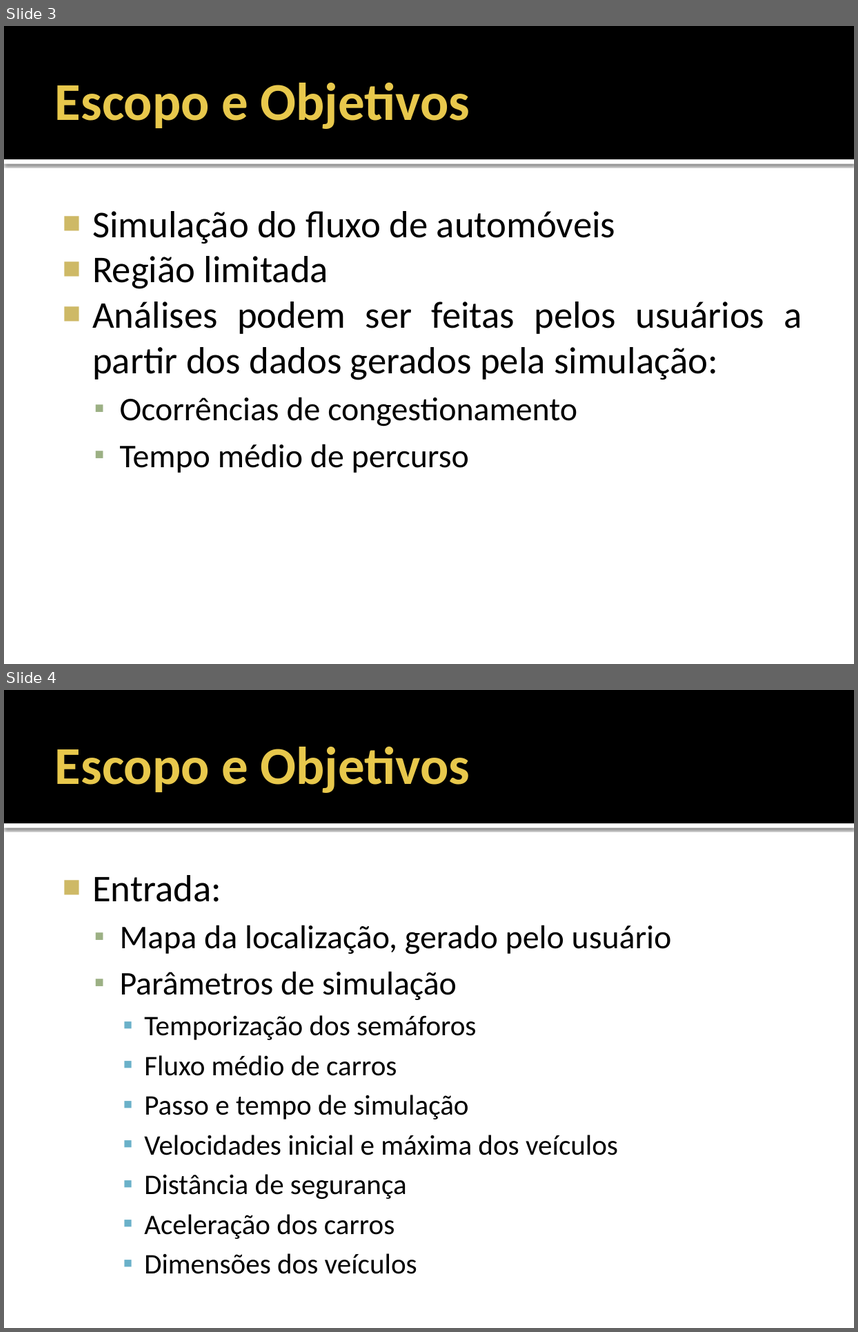
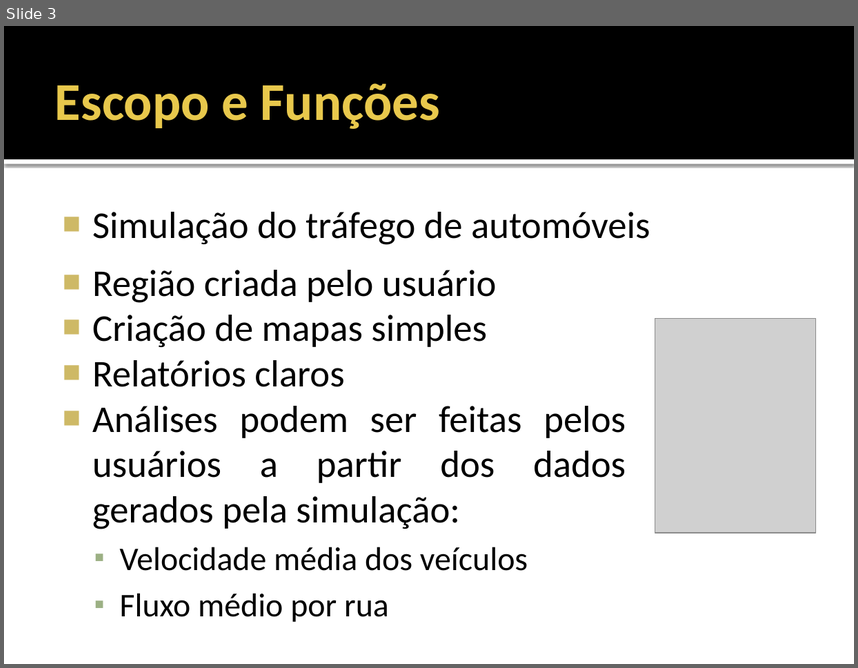
Before and after one commit to fchirigati/rota, a slide deck: Documentação/Especificação de Requisitos de Software/Apresentação.pptx. Shown one above the other, each under a label of ours: slides 3 and 4 before the commit, slide 3 after it. The pictures are 858x1332 and 858x668 pixels, drawn with LibreOffice and Linux fonts; fonts in the diff are those of the drawing; grey boxes stand for pictures. Boxes give left, top, right and bottom in pixels: in the first picture for what was removed or moved away, otherwise in the second. Text is boxed around its words. In the diff, an @@ line names an element or a change of style, - is before the commit and + after.

```diff
--- a/Documentação/Especificação de Requisitos de Software/Apresentação.pptx
+++ b/Documentação/Especificação de Requisitos de Software/Apresentação.pptx
@@ slide 4 removed at box(4, 690, 854, 1328), background #FFFFFF; not listed: 2 template elements that a slide beside it also shows @@
@@ title removed at box(55, 747, 470, 793) @@
-Escopo e Objetivos
@@ text removed at box(92, 875, 672, 1274) @@
-■ Entrada:
-  ▪ Mapa da localização, gerado pelo usuário
-  ▪ Parâmetros de simulação
-    ▪ Temporização dos semáforos
-    ▪ Fluxo médio de carros
-    ▪ Passo e tempo de simulação
-    ▪ Velocidades inicial e máxima dos veículos
-    ▪ Distância de segurança
-    ▪ Aceleração dos carros
-    ▪ Dimensões dos veículos
@@ slide 3 changed as well @@
@@ title at box(55, 83, 440, 129): text changed @@
-Escopo e Objetivos
+Escopo e Funções
@@ text "Região criada pelo usuário": place and size @@
-text "Região criada pelo usuário" at box(92, 211, 802, 472)
+text "Região criada pelo usuário" at box(92, 270, 626, 621)
@@ text added at box(92, 212, 651, 245), 32 pt, text #000000 @@
+■ Simulação do tráfego de automóveis
@@ text at box(92, 270, 497, 387): text changed @@
-■ Simulação do fluxo de automóveis
-■ Região limitada
+■ Região criada pelo usuário
+■ Criação de mapas simples
+■ Relatórios claros
@@ picture added at box(655, 319, 816, 532) @@
@@ text at box(120, 546, 528, 621): text changed @@
-  ▪ Ocorrências de congestionamento
-  ▪ Tempo médio de percurso
+  ▪ Velocidade média dos veículos
+  ▪ Fluxo médio por rua
```
Also in this commit, not shown: 4 other slides changed, 6 slides added, 9 other slides removed.
